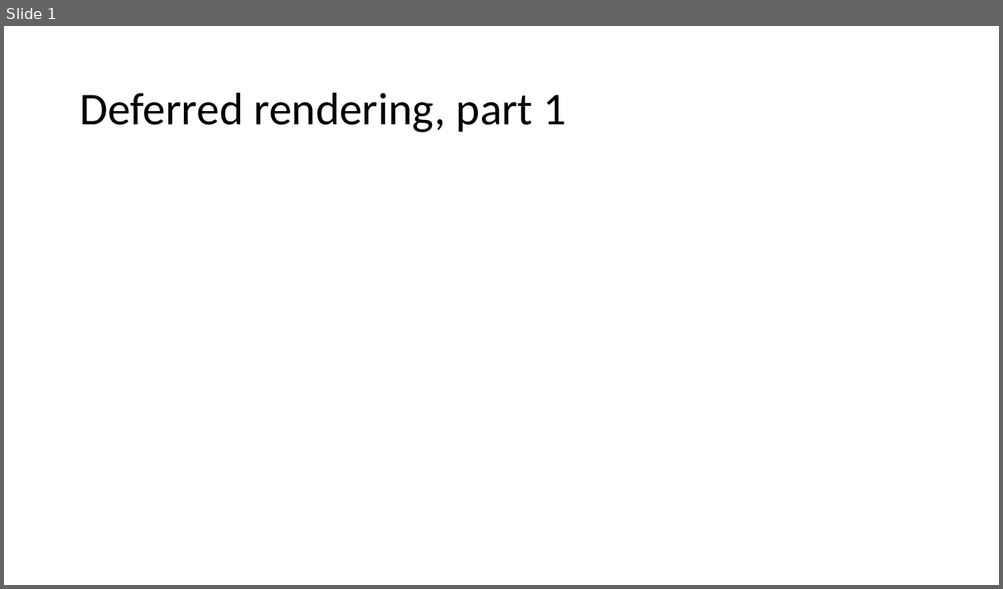
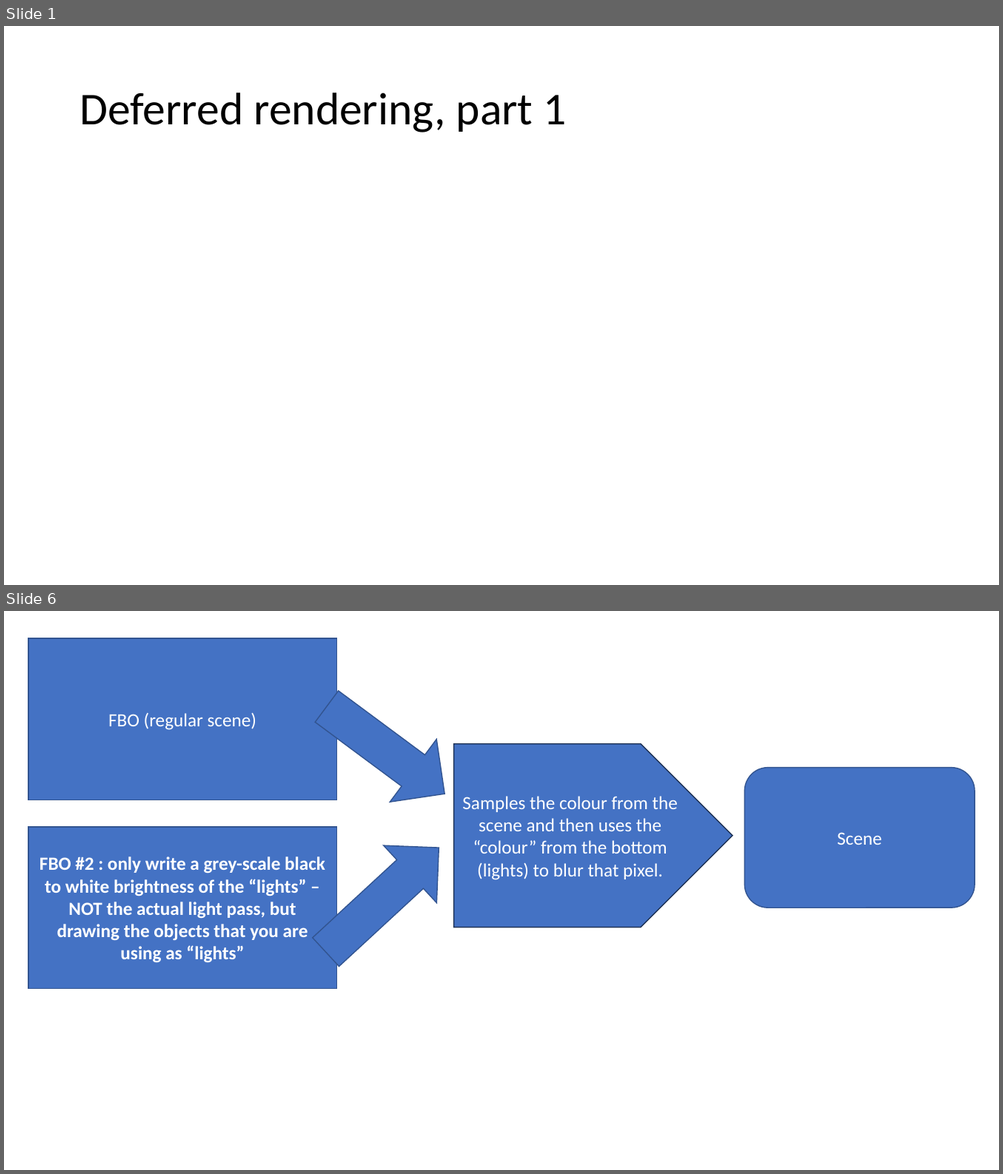
Before and after one commit to FeeneyCodes/GDP202324, a slide deck: 6020_Graph_2/D2D/Week_05 (2nd pass)/2nd pass effects.pptx. Shown one above the other, each under a label of ours: slide 1 before the commit, slides 1 and 6 after it; the slides between them are not shown. The pictures are 1003x589 and 1003x1174 pixels, drawn with LibreOffice and Linux fonts; fonts in the diff are those of the drawing. Boxes give left, top, right and bottom in pixels: in the first picture for what was removed or moved away, otherwise in the second. Text is boxed around its words. In the diff, an @@ line names an element or a change of style, - is before the commit and + after.

Commit message:
2nd pass effects

```diff
--- a/6020_Graph_2/D2D/Week_05 (2nd pass)/2nd pass effects.pptx
+++ b/6020_Graph_2/D2D/Week_05 (2nd pass)/2nd pass effects.pptx
@@ slide 6 added at [4,611,999,1170], background #FFFFFF @@
@@ rectangle added at [28,638,337,800], fill #4472C4, outline #325491 1 pt, 18 pt, text #FFFFFF @@
+FBO (regular scene)
@@ right arrow added at [303,675,468,826], fill #4472C4, outline #325491 1 pt @@
@@ pentagon arrow added at [454,743,732,927], fill #4472C4, outline #1E3256 1 pt, 18 pt, text #FFFFFF @@
+Samples the colour from the scene and then uses the “colour” from the bottom (lights) to blur that pixel.
@@ rounded rectangle added at [744,768,974,908], fill #4472C4, outline #325491 1 pt, 18 pt, text #FFFFFF @@
+Scene
@@ rectangle added at [28,827,337,989], fill #4472C4, outline #325491 1 pt, 18 pt, text #FFFFFF, bold @@
+FBO #2 : only write a grey-scale black to white brightness of the “lights” – NOT the actual light pass, but drawing the objects that you are using as “lights”
@@ right arrow added at [299,819,465,981], fill #4472C4, outline #325491 1 pt @@
```
Also in this commit, not shown: 4 other slides added, 3 slides removed, 4 other files.
